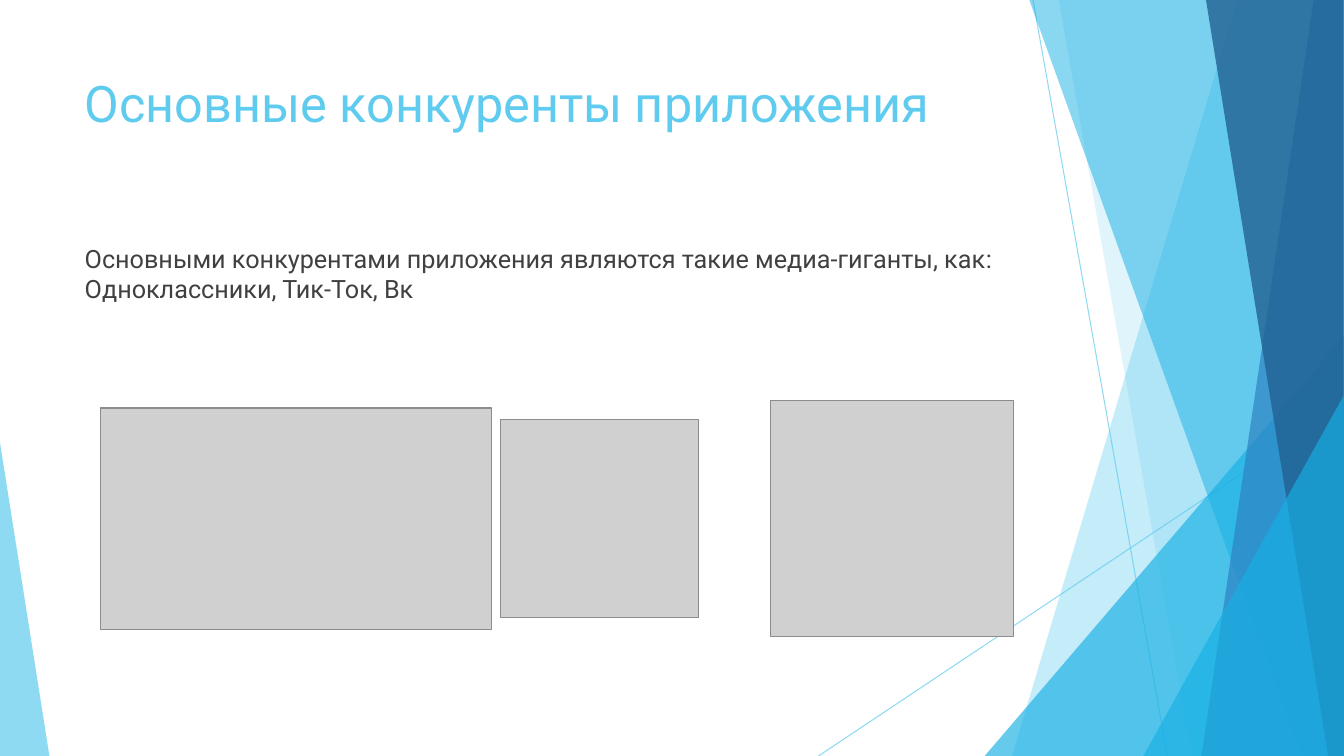
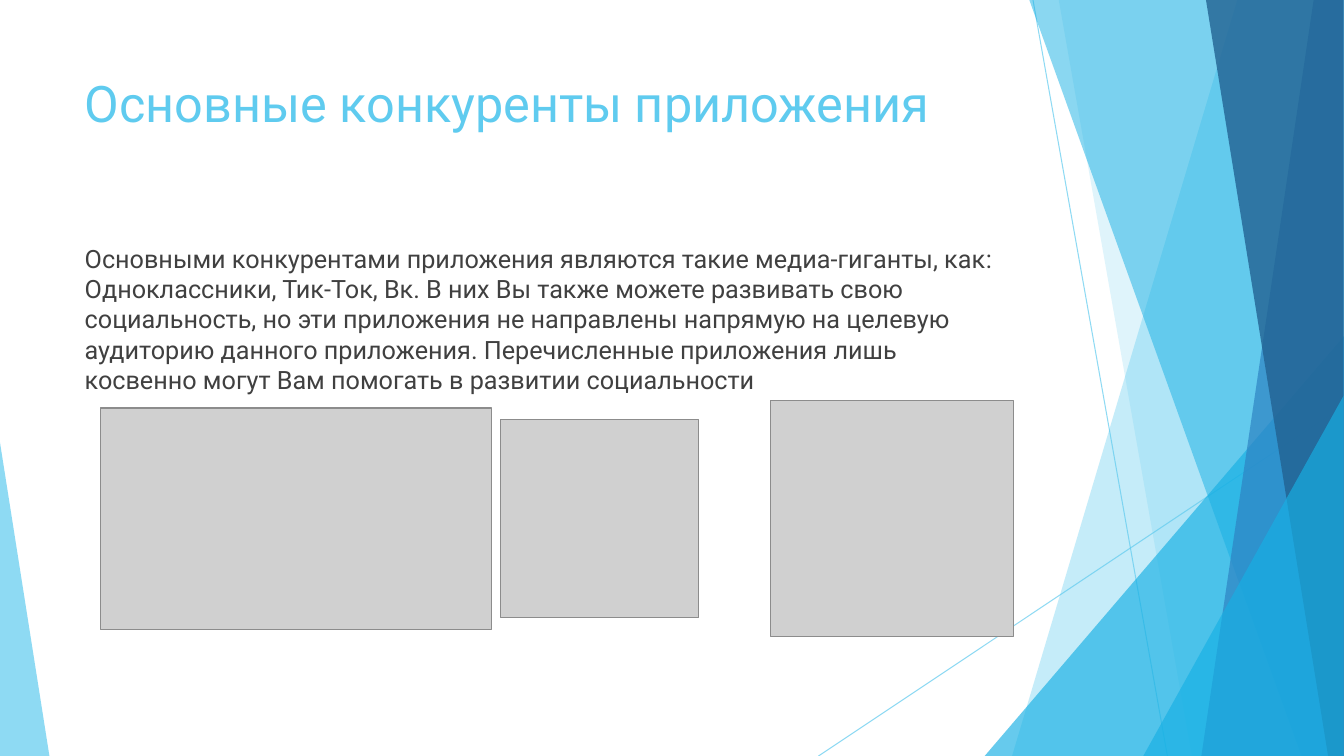
Before and after one commit to s1ngle0f/Achivements, a slide deck: slide 4 of Файлы для оценки/Социальный челленджер.pptx. Drawn at 1344x756 pixels with LibreOffice and Linux fonts; fonts in the diff are those of the drawing; grey boxes stand for pictures. Boxes give left, top, right and bottom in pixels: in the first picture for what was removed or moved away, otherwise in the second. Text is boxed around its words. In the diff, an @@ line names an element or a change of style, - is before the commit and + after.

```diff
--- a/Файлы для оценки/Социальный челленджер.pptx
+++ b/Файлы для оценки/Социальный челленджер.pptx
@@ text at (85,250,992,395): text changed @@
-Основными конкурентами приложения являются такие медиа-гиганты, как: Одноклассники, Тик-Ток, Вк
+Основными конкурентами приложения являются такие медиа-гиганты, как: Одноклассники, Тик-Ток, Вк. В них Вы также можете развивать свою социальность, но эти приложения не направлены напрямую на целевую аудиторию данного приложения. Перечисленные приложения лишь косвенно могут Вам помогать в развитии социальности
```
Also in this commit, not shown: 2 other slides changed, 2 slides added, 3 other files.
